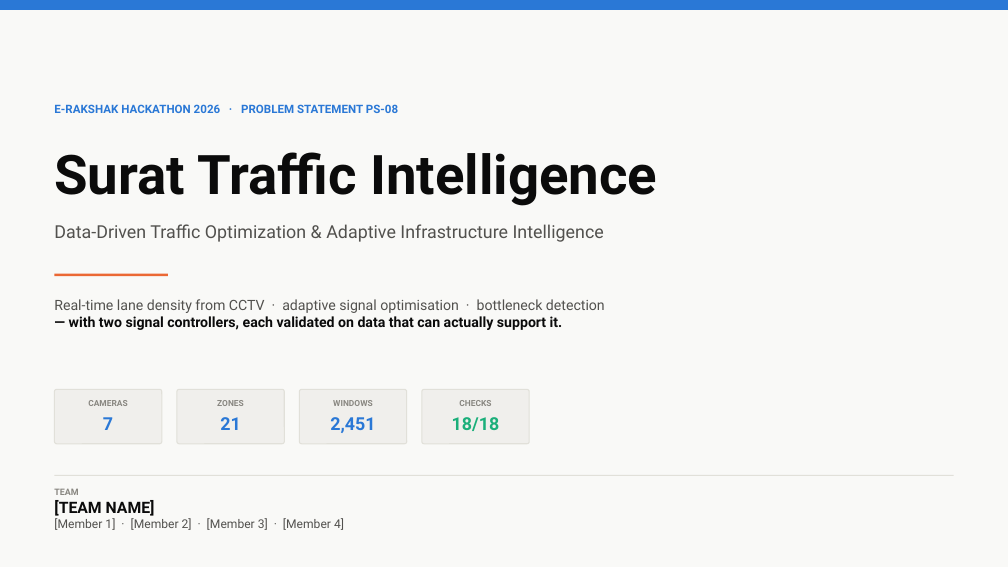
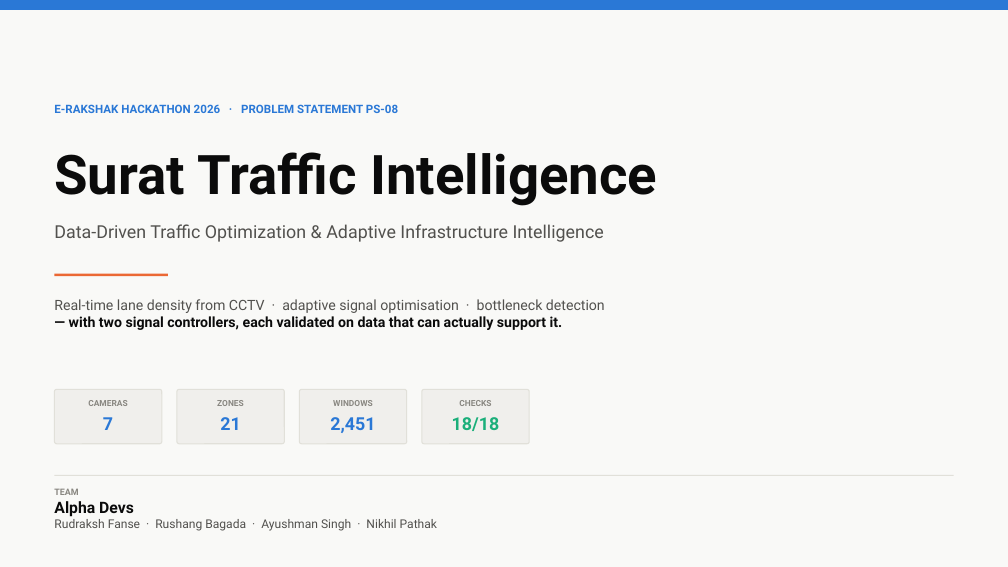
Before and after one commit to Nikhil-AI-Labs/Traffic-Management-System, a slide deck: slide 1 of submission/Surat-Traffic-Intelligence-PS08.pptx. Drawn at 1008x567 pixels with LibreOffice and Linux fonts; fonts in the diff are those of the drawing. Boxes give left, top, right and bottom in pixels: in the first picture for what was removed or moved away, otherwise in the second. Text is boxed around its words. In the diff, an @@ line names an element or a change of style, - is before the commit and + after.

```diff
--- a/submission/Surat-Traffic-Intelligence-PS08.pptx
+++ b/submission/Surat-Traffic-Intelligence-PS08.pptx
@@ text at bbox=[54, 488, 437, 531]: text changed @@
-TEAM
-[TEAM NAME]
-[Member 1] · [Member 2] · [Member 3] · [Member 4]
+TEAM
+Alpha Devs
+Rudraksh Fanse · Rushang Bagada · Ayushman Singh · Nikhil Pathak
```
Also in this commit, not shown: 5 other files.
